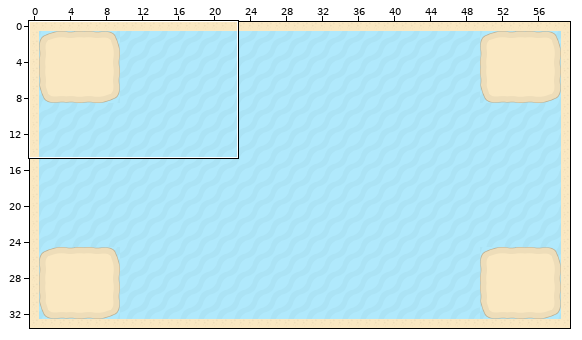
Tiled map: core/assets/models/map.tmx. The first picture is a wide view before the edit; the outline marks the close-up.
Close-up. First the earlier version:
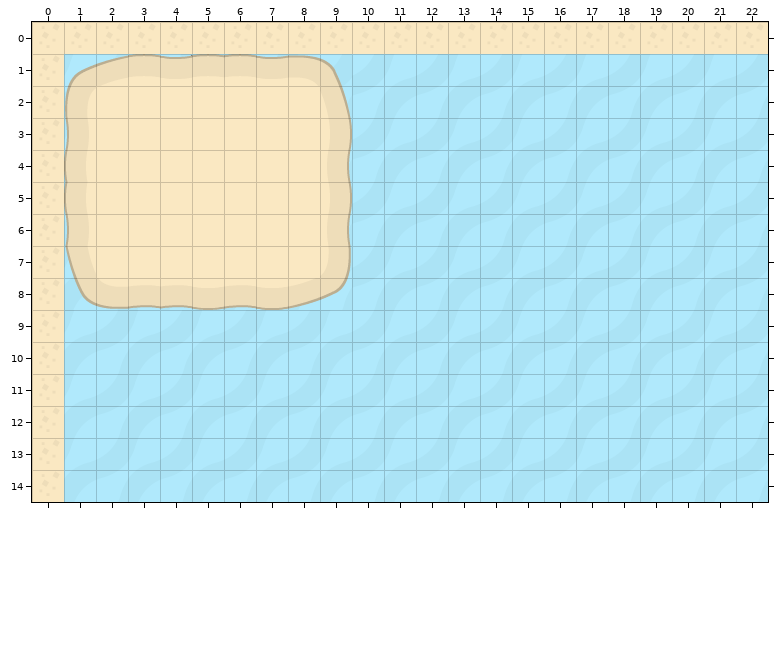
Cells are 32x32 px. Shown: x 0..22, y 0..14. The commit also changed other parts of the map, which this record leaves out.
The result:
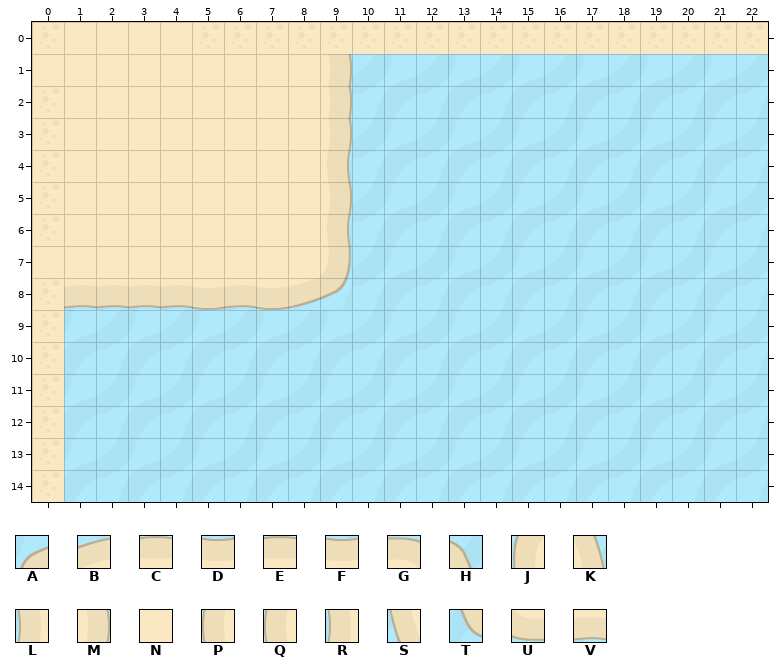
Key: from "tileset": A 10, B 11, C 12, D 13, E 14, F 15, G 16, H 17, J 42, K 49, L 74, M 81, N 104, P 106, Q 138, R 170, S 202, T 234, U 235, V 236.
_ is an empty cell, . an unchanged one.
Difference:
--- layer "Tile Layer 1"
@@ x 1..9 @@
- 1 ABCDEEFGH
- 2 J.......K
- 3 L........
- 4 P........
- 5 Q........
- 6 R........
- 7 S........
- 8 TU.......
+ 1 NNNNNNNNM
+ 2 N.......M
+ 3 N........
+ 4 N........
+ 5 N........
+ 6 N........
+ 7 N........
+ 8 VV.......
Pixel boxes of the changes (left, top, right, bottom) in both close-ups:
changed: (64, 54, 352, 309)
